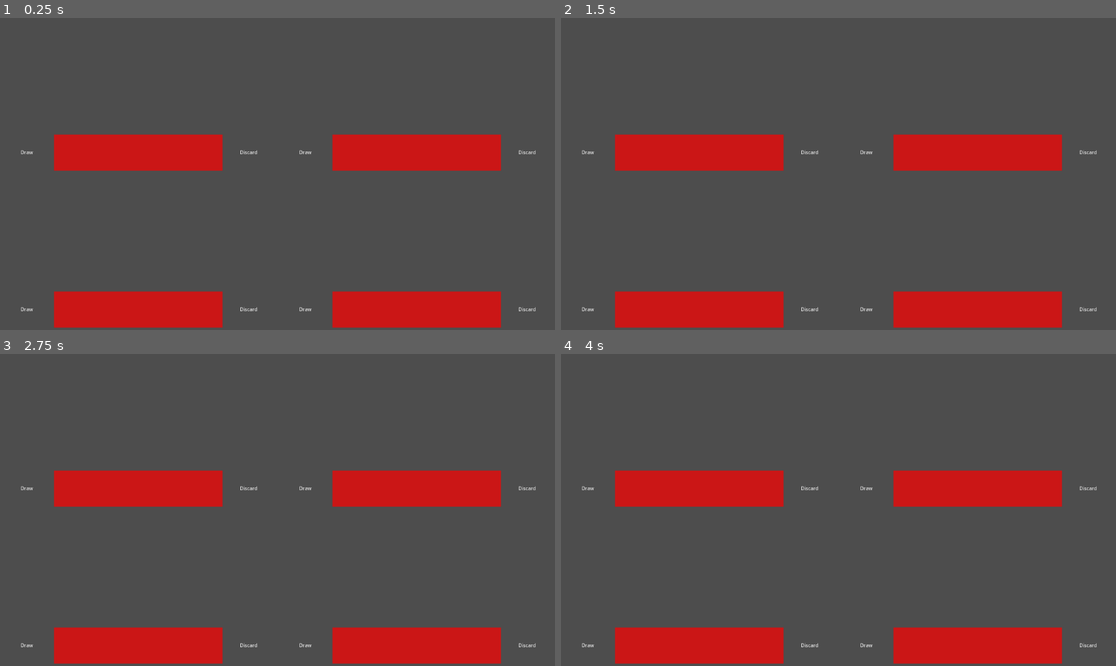
Above: before the commit, frames 1-4 (two rows, left to right).
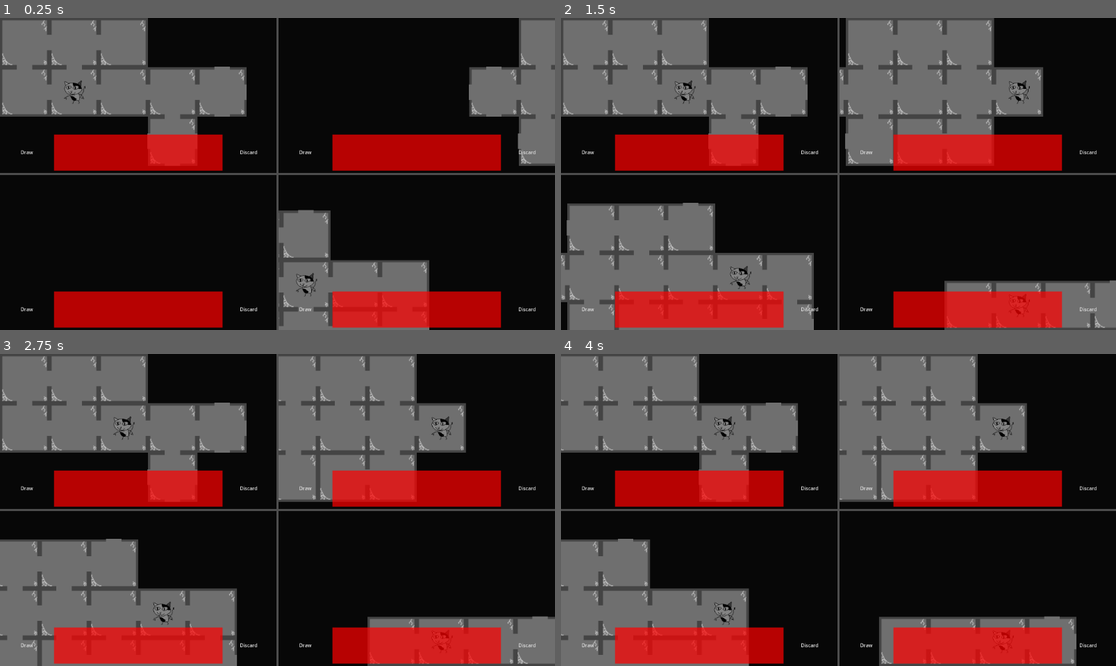
Above: after the commit, the same moments.

Repository: emrysshevek/gameganggame
Game: Godot game, scene res://scenes/GameScene.tscn
Same seed, same stepped clock (60 frames per second), same inputs: the game is played once before the commit and once after it. This scene is started directly instead of the project's main scene.
Inputs (mouse positions are in pixels of both pictures, inside the frame that each line leads up to):
- Up to frame 1 (0.25 s): no input
- Up to frame 2 (1.5 s): tap Enter at 0.5 s; move the mouse to (960, 158) at 0.52 s; hold D (move_right) 0.53-1.25 s; click (960, 158) at 0.6 s; drag from (727, 189) to (810, 236) at 1.27 s
- Up to frame 3 (2.75 s): move the mouse to (333, 441) at 2.02 s; hold D (move_right) from 2.03 s (still down); tap Alt at 2.1 s
- Up to frame 4 (4 s): release D (move_right) at 2.75 s; click "Draw" at 2.75 s; drag from (810, 572) to (672, 463) at 3.52 s

The runs differ from the first frame. In frame 1, 82% of the frame differs, in the area x 0-100%, y 0-100%; in frame 2, 79%; in frame 3, 79%; in frame 4, 80%.

Commit message:
refactored playerviewports from originviewport to gamescene

Diff:
--- a/cards/card_manager.gd
+++ b/cards/card_manager.gd
@@ -16,6 +16,7 @@
 #region Built-ins
 func _ready() -> void:
 	deck.card_added.connect(_on_deck_card_added)
+	deck.card_removed.connect(_on_deck_card_removed)
 	for card in deck.cards:
 		card.clicked.connect(func(): _on_card_clicked(card))
 
@@ -28,7 +29,7 @@
 	if deck.count > 0 and Input.is_action_just_pressed("debug_down"):
 		var card: Card = deck.cards[0]
 		deck.remove_card(card)
-		card.queue_free()
+		card.queue_free.call_deferred()
 #endregion
 
 
--- a/cards/deck.gd
+++ b/cards/deck.gd
@@ -34,8 +34,8 @@
 
 func remove_card(_card: Card) -> void:
 	assert(_card in cards)
+	cards.erase(_card)
 	card_removed.emit(_card)
-	cards.erase(_card)
 
 
 func toggle_display() -> void:
--- a/cards/pile.gd
+++ b/cards/pile.gd
@@ -92,7 +92,7 @@
 func move(_global_position: Vector2, _size: Vector2) -> void:
 	global_position = _global_position
 	size = _size
-	_reposition()
+	_reposition.call_deferred()
 #endregion
 
 
--- a/scenes/GameScene.tscn
+++ b/scenes/GameScene.tscn
@@ -1,10 +1,14 @@
 [gd_scene format=3 uid="uid://v4okg7cuyttm"]
 
 [ext_resource type="Script" uid="uid://o1a5lvw41j55" path="res://scenes/game_scene.gd" id="1_xy3my"]
+[ext_resource type="PackedScene" uid="uid://dxpo0yea3rw7f" path="res://scenes/origin_viewport.tscn" id="2_cxv17"]
 
-[node name="GameScene" type="Node2D" unique_id=408761751 node_paths=PackedStringArray("player_areas")]
+[node name="GameScene" type="Node2D" unique_id=408761751 node_paths=PackedStringArray("player_areas", "origin_viewport")]
 script = ExtResource("1_xy3my")
 player_areas = [NodePath("PlayerAreas/Control/VBoxContainer/TopRow/P1Area"), NodePath("PlayerAreas/Control/VBoxContainer/TopRow/P2Area"), NodePath("PlayerAreas/Control/VBoxContainer/BotRow/P3Area"), NodePath("PlayerAreas/Control/VBoxContainer/BotRow/P4Area")]
+origin_viewport = NodePath("OriginViewportController")
+
+[node name="OriginViewportController" parent="." unique_id=1737952139 instance=ExtResource("2_cxv17")]
 
 [node name="PlayerAreas" type="CanvasLayer" parent="." unique_id=563823957]
 
--- a/scenes/game_scene.gd
+++ b/scenes/game_scene.gd
@@ -2,15 +2,48 @@
 
 
 @export var player_areas: Array[Control]
+@export var origin_viewport: OriginViewport
+@export var _player_view_zoom:Vector2 = Vector2(1.6,1.6)
 
 @onready var card_manager_scene: PackedScene = preload("res://cards/card_manager.tscn")
 @onready var deck_scene := preload("res://cards/deck.tscn")
+@onready var player_viewport_scene := preload("res://scenes/player_subviewport.tscn")
+@onready var character_sprite_scene := preload("res://entities/character_sprite.tscn")
 
+#region Built-in methods
 func _ready() -> void:
-	for area in player_areas:
-		var deck = deck_scene.instantiate()
-		area.add_child(deck)
+	for i in player_areas.size():
+		var player_viewport = _setup_player_viewport(player_areas[i])
+		var character_sprite := origin_viewport.add_character()
+		character_sprite.set_remote_camera_transform(player_viewport.camera)
+		var card_manager := _setup_card_area(player_areas[i])
+#endregion
 
-		var card_manager: CardManager = card_manager_scene.instantiate()
-		card_manager.deck = deck
-		area.add_child(card_manager)
+
+#region Private Methods
+func _setup_card_area(area: Node) -> CardManager:
+	## Set up card area
+	var deck = deck_scene.instantiate()
+	area.add_child(deck)
+
+	var card_manager: CardManager = card_manager_scene.instantiate()
+	card_manager.deck = deck
+	area.add_child(card_manager)
+
+	return card_manager
+
+
+func _setup_player_viewport(area: Node) -> PlayerSubViewport:
+	var player_culling_dictionary:Dictionary[int,bool] = {0:true, 1:false}
+	var camera_limits = origin_viewport._camera_limits
+	## Set up player sub viewport
+	var player_viewport: PlayerSubViewport = player_viewport_scene.instantiate()
+	area.add_child(player_viewport)
+
+	player_viewport.set_viewport_world(origin_viewport._world)
+	player_viewport.set_zoom(_player_view_zoom)
+	player_viewport.set_camera_limits(camera_limits["Left"], camera_limits["Top"], camera_limits["Right"], camera_limits["Bottom"])
+	player_viewport.set_layers_visible(player_culling_dictionary)
+
+	return player_viewport
+#endregion
--- a/scenes/origin_viewport.gd
+++ b/scenes/origin_viewport.gd
@@ -26,7 +26,7 @@
 @onready var player_to_character_sprite:Dictionary[Player, CharacterSprite]
 var player_cursors:Dictionary[int, Sprite2D]
 var number_of_players:int
-var character_sprites:Array
+var character_sprites:Array[CharacterSprite]
 var _input_managers: Array[PlayerInputManager]
 @onready var player_viewport_names = [viewport_names.p1, viewport_names.p2, viewport_names.p3, viewport_names.p4]
 #endregion
@@ -46,10 +46,10 @@
 	_minimap_coord_1p = Vector2(DisplayServer.window_get_size().x - _minimap_size.x, 0)
 	_minimap_coord_2p = Vector2(DisplayServer.window_get_size().x - _minimap_size.x, (DisplayServer.window_get_size().y / 2) - _minimap_size.y/2)
 	_minimap_coord_4p = Vector2((DisplayServer.window_get_size().x / 2) - _minimap_size.x/2, (DisplayServer.window_get_size().y / 2) - _minimap_size.y/2)
-	setup_viewports([0,1,2,3])
-	setup_player_testing()
+	setup_minimap()
+	#setup_player_testing()
 
-func setup_viewports(players:Array):
+func setup_minimap():
 	number_of_players = 4 #testing for easy config of # of players
 	#setting up the minimap viewport
 	var minimap_viewport = player_viewport.instantiate()
@@ -64,55 +64,30 @@
 	var minimap_camera_center_position = Vector2((grid_man.map_width * _tile_size.x) / 2, ( (grid_man.map_height * _tile_size.y)) / 2)
 	minimap_viewport.move_camera(minimap_camera_center_position)
 	_player_sub_viewports[viewport_names.minimap] = minimap_viewport
-	##adding viewports to the containers and making containers visible
-	var player_viewport_names = [viewport_names.p1, viewport_names.p2, viewport_names.p3, viewport_names.p4]
-	for each_num in number_of_players:
-		var new_player_viewport = player_viewport.instantiate()
-		_player_sub_viewports[player_viewport_names[each_num]] = new_player_viewport
-		var new_character_sprite = character_sprite.instantiate()
-		new_character_sprite.set_sprite(load("res://art/test_cat.png"))
-		new_character_sprite.set_sprite_scale(Vector2(0.5,0.5))
-		new_character_sprite.set_custom_offset(_tile_size - new_character_sprite.get_scaled_size())
-		_origin_viewport.add_child(new_character_sprite)
-		character_sprites.append(new_character_sprite)
-		_input_managers.append(new_character_sprite.input_man)
-	##configuration of containers and viewports based on number of players
-	if number_of_players == 1:
-		_viewport_organizer_vertical.add_child(_player_sub_viewports[viewport_names.p1])
-		_player_sub_viewports[viewport_names.minimap].global_position = _minimap_coord_1p
-	elif number_of_players == 2:
-		_viewport_organizer_top_horizontal.visible = true
-		_viewport_organizer_bottom_horizontal.visible = true
-		_viewport_organizer_top_horizontal.add_child(_player_sub_viewports[viewport_names.p1])
-		_viewport_organizer_bottom_horizontal.add_child(_player_sub_viewports[viewport_names.p2])
-		_player_sub_viewports[viewport_names.minimap].global_position = _minimap_coord_2p
-	elif number_of_players == 3:
-		_viewport_organizer_top_horizontal.visible = true
-		_viewport_organizer_bottom_horizontal.visible = true
-		_viewport_organizer_top_horizontal.add_child(_player_sub_viewports[viewport_names.p1])
-		_viewport_organizer_bottom_horizontal.add_child(_player_sub_viewports[viewport_names.p2])
-		_viewport_organizer_bottom_horizontal.add_child(_player_sub_viewports[viewport_names.p3])
-		_player_sub_viewports[viewport_names.minimap].reparent(_viewport_organizer_top_horizontal)
-		#toggling background off for minimap as it will be one of the four screen tiles with 3 players
-		_player_sub_viewports[viewport_names.minimap].toggle_background()
-	elif number_of_players == 4:
-		_viewport_organizer_top_horizontal.visible = true
-		_viewport_organizer_bottom_horizontal.visible = true
-		_viewport_organizer_top_horizontal.add_child(_player_sub_viewports[viewport_names.p1])
-		_viewport_organizer_bottom_horizontal.add_child(_player_sub_viewports[viewport_names.p2])
-		_viewport_organizer_bottom_horizontal.add_child(_player_sub_viewports[viewport_names.p3])
-		_viewport_organizer_top_horizontal.add_child(_player_sub_viewports[viewport_names.p4])
-		_player_sub_viewports[viewport_names.minimap].global_position = _minimap_coord_4p
-	else:
-		print("invalid number of players:" + str(players.size()))
-		assert(false)
-	#making camera/viewport changes after they're in the scene
-	for each_num in number_of_players:
-		_player_sub_viewports[player_viewport_names[each_num]].set_viewport_world(_world)
-		_player_sub_viewports[player_viewport_names[each_num]].set_zoom(_player_view_zoom)
-		_player_sub_viewports[player_viewport_names[each_num]].set_camera_limits(_camera_limits["Left"], _camera_limits["Top"], _camera_limits["Right"], _camera_limits["Bottom"])
-		var player_culling_dictionary:Dictionary[int,bool] = {0:true, 1:false}
-		_player_sub_viewports[player_viewport_names[each_num]].set_layers_visible(player_culling_dictionary)
+
+func add_character() -> CharacterSprite:
+	var new_character_sprite = character_sprite.instantiate()
+	new_character_sprite.set_sprite(load("res://art/test_cat.png"))
+	new_character_sprite.set_sprite_scale(Vector2(0.5,0.5))
+	new_character_sprite.set_custom_offset(_tile_size - new_character_sprite.get_scaled_size())
+	_origin_viewport.add_child(new_character_sprite)
+	character_sprites.append(new_character_sprite)
+	_input_managers.append(new_character_sprite.input_man)
+
+	var grid_man_origin = grid_man.global_position
+	var test_player_coords:Array = [Vector2(1,1), Vector2(15,1), Vector2(6,14), Vector2(12,19)]
+	var coords = test_player_coords[len(character_sprites)-1]
+
+	grid_man.testing_map_distance_algorithm(Vector2(coords),3,0)
+	new_character_sprite.grid_coordinates = coords
+	#_player_sub_viewports[player_viewport_names[each_player]].visible = true
+	new_character_sprite.set_visual_position(Vector2(coords.x * _tile_size.x, coords.y * _tile_size.y))
+	#character_sprites[each_player].set_remote_camera_transform(_player_sub_viewports[player_viewport_names[each_player]].camera)
+	new_character_sprite.move_request.connect(grid_man._on_grid_sprite_move_request)
+	new_character_sprite.set_minimap_sprite(load("res://art/character_minimap_icon.png"), Color("#f3e100"))
+	new_character_sprite.set_type(GridSprite.sprite_types.character)
+	return new_character_sprite
+
 
 func create_cursor(which_player_id:int, tile_position:Vector2):
 	var new_cursor:CursorSprite = cursor_sprite.instantiate()
@@ -129,36 +104,26 @@
 	return new_cursor
 
 #region testing methods
-func _process(delta: float) -> void:
-	for i in range(Config.MAX_PLAYER_COUNT):
-		_handle_input(i)
+#func _process(delta: float) -> void:
+	#for i in range(Config.MAX_PLAYER_COUNT):
+		#_handle_input(i)
 
-func _handle_input(player_id: int):
-	#this will eventually be in the player input handler instead
-		if _input_managers[player_id].is_action_just_released(Model.Action.TOGGLE_MAP):
-			#testing switching to 'look around mode'
-			if player_cursors.has(player_id):
-				grid_man.set_highlight_tiles(grid_man.get_reachable_tiles(0, character_sprites[player_id].grid_coordinates, 3), false, false)
-				player_cursors[player_id].queue_free()
-				player_cursors.erase(player_id)
-				character_sprites[player_id].set_remote_camera_transform(_player_sub_viewports[player_viewport_names[player_id]].camera)
-				character_sprites[player_id].fake_state_machine = "character"
-			else:
-				create_cursor(player_id, character_sprites[player_id].grid_coordinates).fake_state_machine = "cursor"
-				character_sprites[player_id].fake_state_machine = "cursor"
+#func _handle_input(player_id: int):
+	##this will eventually be in the player input handler instead
+		#if _input_managers[player_id].is_action_just_released(Model.Action.TOGGLE_MAP):
+			##testing switching to 'look around mode'
+			#if player_cursors.has(player_id):
+				#grid_man.set_highlight_tiles(grid_man.get_reachable_tiles(0, character_sprites[player_id].grid_coordinates, 3), false, false)
+				#player_cursors[player_id].queue_free()
+				#player_cursors.erase(player_id)
+				#character_sprites[player_id].set_remote_camera_transform(_player_sub_viewports[player_viewport_names[player_id]].camera)
+				#character_sprites[player_id].fake_state_machine = "character"
+			#else:
+				#create_cursor(player_id, character_sprites[player_id].grid_coordinates).fake_state_machine = "cursor"
+				#character_sprites[player_id].fake_state_machine = "cursor"
 
-func setup_player_testing():
-	var grid_man_origin = grid_man.global_position
-	var test_player_coords:Array = [Vector2(1,1), Vector2(15,1), Vector2(6,14), Vector2(12,19)]
-	for each_player in number_of_players:
-		grid_man.testing_map_distance_algorithm(Vector2(test_player_coords[each_player]),3,0)
-		character_sprites[each_player].grid_coordinates = test_player_coords[each_player]
-		_player_sub_viewports[player_viewport_names[each_player]].visible = true
-		character_sprites[each_player].set_visual_position(Vector2(test_player_coords[each_player].x * _tile_size.x, test_player_coords[each_player].y * _tile_size.y))
-		character_sprites[each_player].set_remote_camera_transform(_player_sub_viewports[player_viewport_names[each_player]].camera)
-		character_sprites[each_player].move_request.connect(grid_man._on_grid_sprite_move_request)
-		character_sprites[each_player].set_minimap_sprite(load("res://art/character_minimap_icon.png"), Color("#f3e100"))
-		character_sprites[each_player].set_type(GridSprite.sprite_types.character)
+#func setup_player_testing():
+
 #endregion
 
 #endregion
--- a/scenes/player_subviewport.tscn
+++ b/scenes/player_subviewport.tscn
@@ -1,7 +1,6 @@
 [gd_scene format=3 uid="uid://ddyypebo34d8o"]
 
 [ext_resource type="Script" uid="uid://dv4h7scl85k7d" path="res://scenes/player_subviewport.gd" id="1_u10n8"]
-[ext_resource type="PackedScene" uid="uid://ba3gjrvqdpach" path="res://cards/card_manager.tscn" id="2_gmw07"]
 
 [node name="PlayerSubViewportContainer" type="SubViewportContainer" unique_id=456104485]
 anchors_preset = 15
@@ -29,9 +28,3 @@
 [node name="PlayerCamera" type="Camera2D" parent="PlayerSubViewport" unique_id=861333128]
 position_smoothing_enabled = true
 editor_draw_limits = true
-
-[node name="Control" type="Control" parent="." unique_id=1948831325]
-layout_mode = 2
-
-[node name="CardManager" parent="Control" unique_id=810966713 instance=ExtResource("2_gmw07")]
-layout_mode = 1
